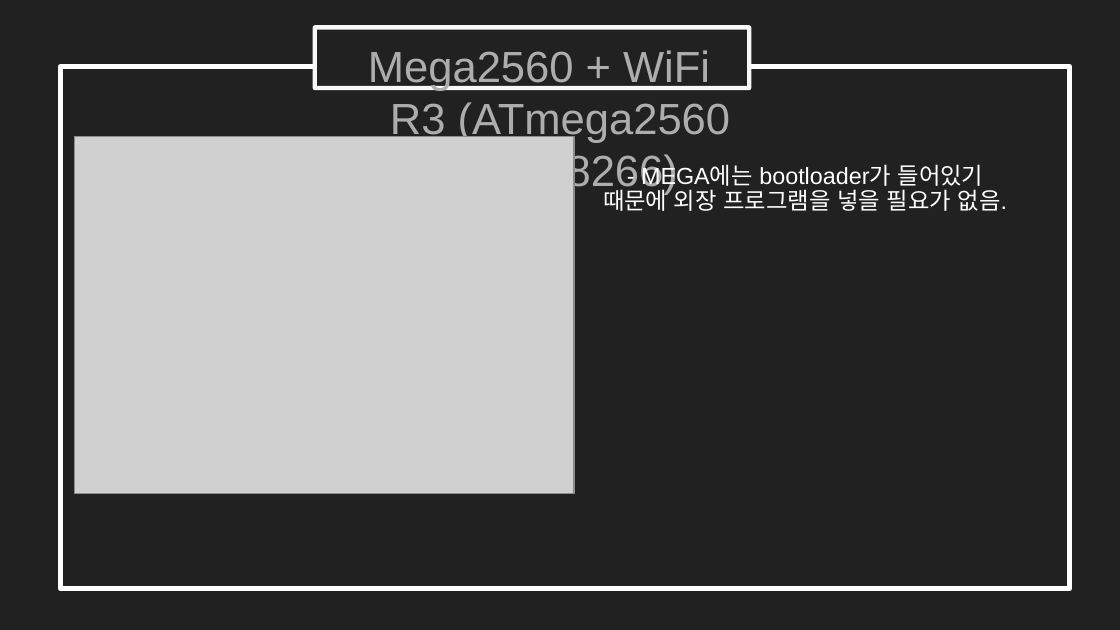
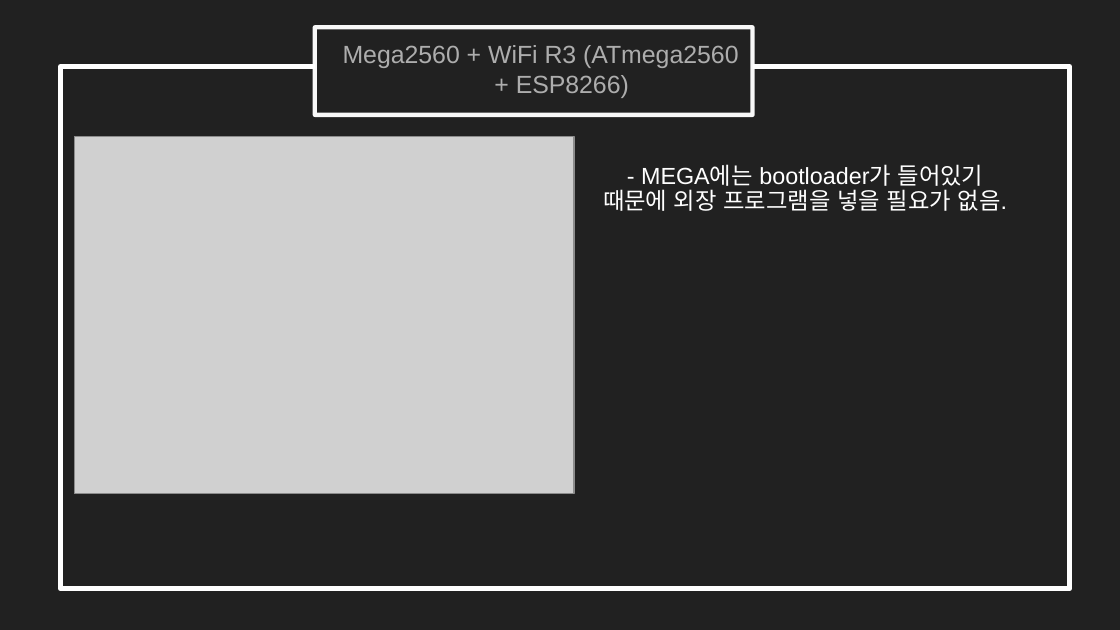
Before and after one commit to ForGraduate2020/Second-Semester, a slide deck: slide 8 of 19.11.06.pptx. Drawn at 1120x630 pixels with LibreOffice and Linux fonts; fonts in the diff are those of the drawing; grey boxes stand for pictures. Boxes give left, top, right and bottom in pixels: in the first picture for what was removed or moved away, otherwise in the second. Text is boxed around its words. In the diff, an @@ line names an element or a change of style, - is before the commit and + after.

```diff
--- a/19.11.06.pptx
+++ b/19.11.06.pptx
@@ rectangle "Mega2560 + WiFi R3 (ATmega2560 ..." resized from (x1=315, y1=27, x2=749, y2=87) to (x1=315, y1=27, x2=753, y2=114) @@
@@ rectangle "Mega2560 + WiFi R3 (ATmega2560 ..." at (x1=315, y1=27, x2=753, y2=114): size 28 to 16 pt; subtitle to rectangle @@
```
Also in this commit, not shown: 5 other slides changed.
